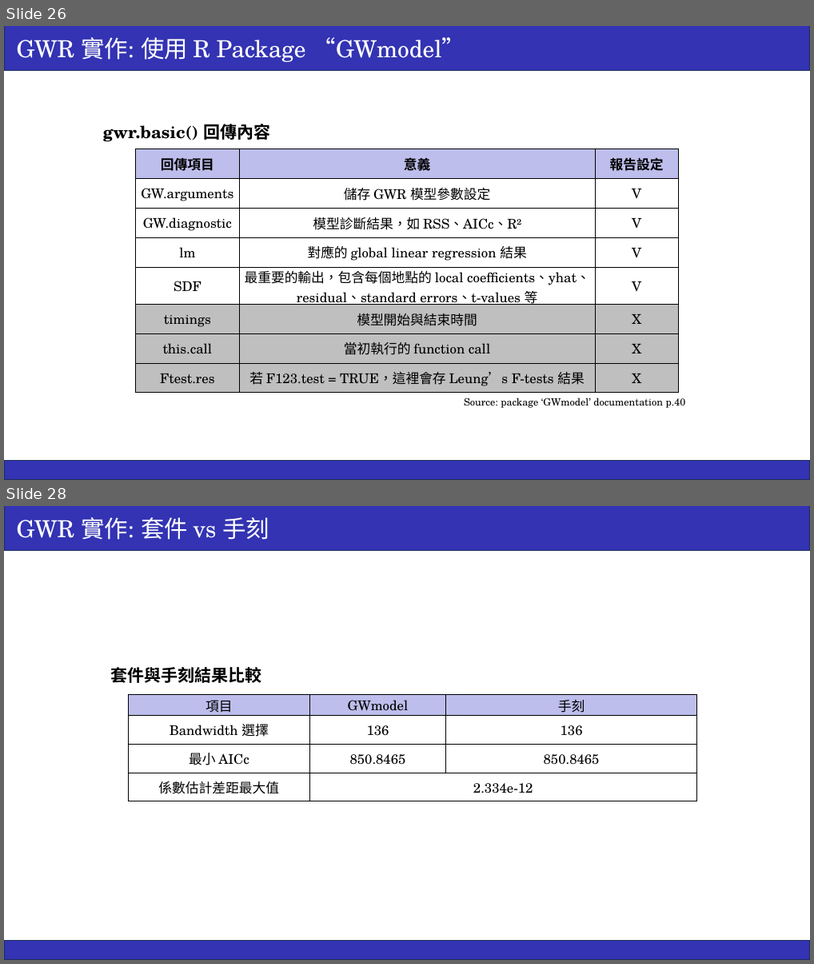
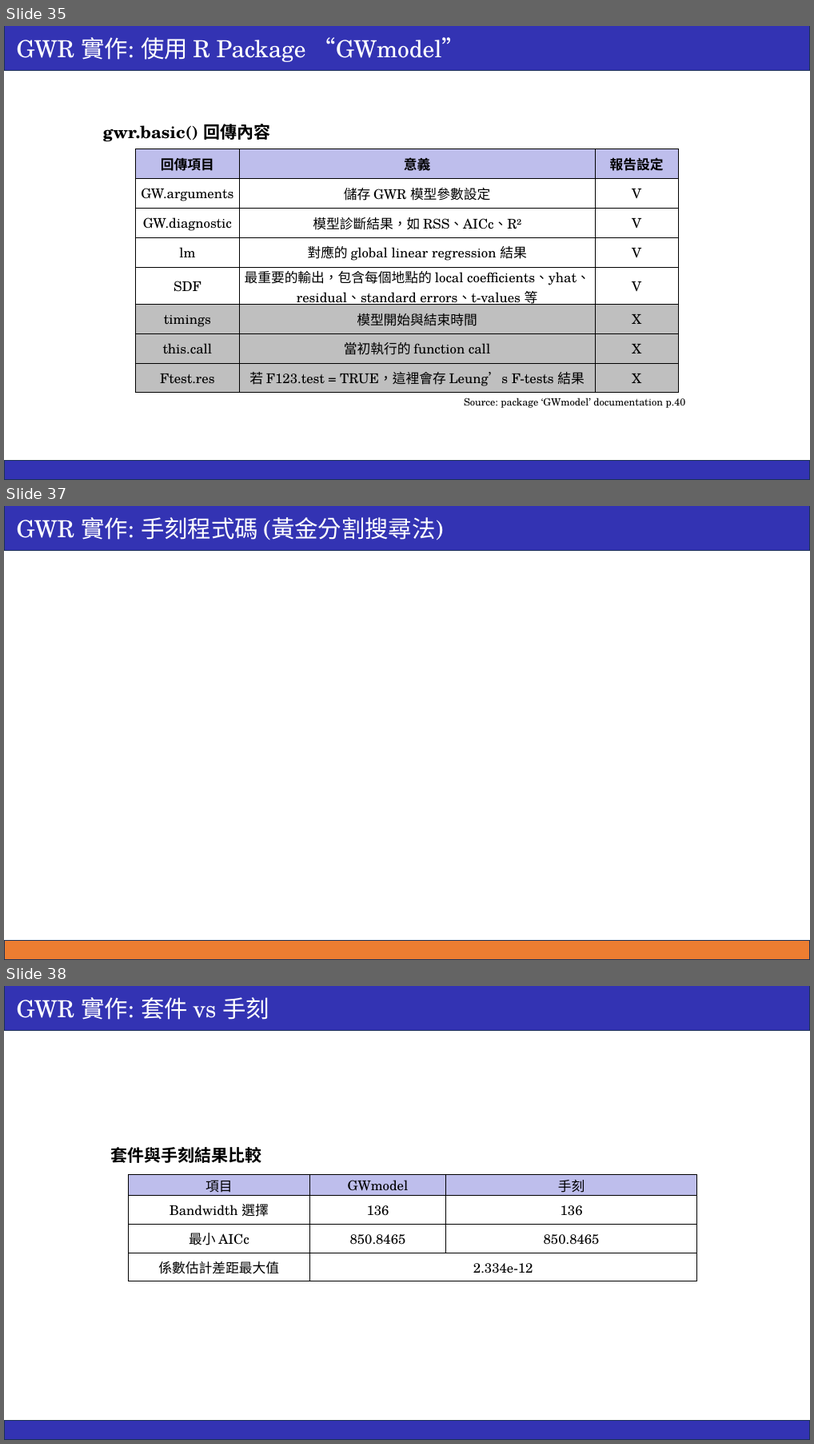
Before and after one commit to ricki0313/GWR_hw, a slide deck: theory_01/report/GWR_report_01.pptx. Shown one above the other, each under a label of ours: slides 26 and 28 before the commit, slides 35, 37 and 38 after it; the slides between them are not shown. The pictures are 814x964 and 814x1444 pixels, drawn with LibreOffice and Linux fonts; fonts in the diff are those of the drawing. Boxes give left, top, right and bottom in pixels: in the first picture for what was removed or moved away, otherwise in the second. Text is boxed around its words. In the diff, an @@ line names an element or a change of style, - is before the commit and + after.

```diff
--- a/theory_01/report/GWR_report_01.pptx
+++ b/theory_01/report/GWR_report_01.pptx
@@ slide 37 added at [4, 506, 810, 960], background #FFFFFF @@
@@ rectangle added at [4, 506, 810, 550], fill #3333B3, outline #1E3256 1 pt, 28 pt, text #FFFFFF @@
+GWR 實作: 手刻程式碼 (黃金分割搜尋法)
@@ rectangle added at [4, 940, 810, 960], fill #ED7D31, outline #1E3256 1 pt @@
@@ what was slide 26 is now slide 35 @@
@@ what was slide 28 is now slide 38 @@
```
Also in this commit, not shown: 5 slides changed, 6 other slides added, 3 other files.
